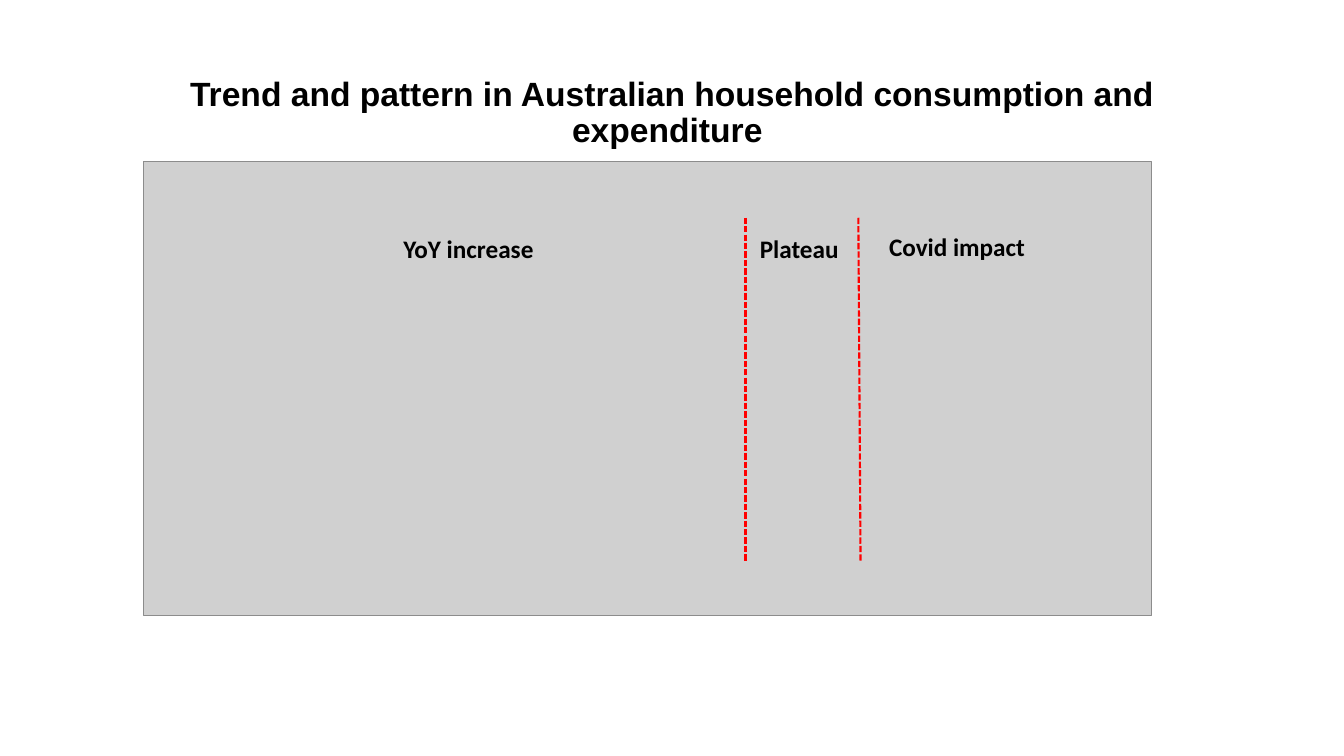
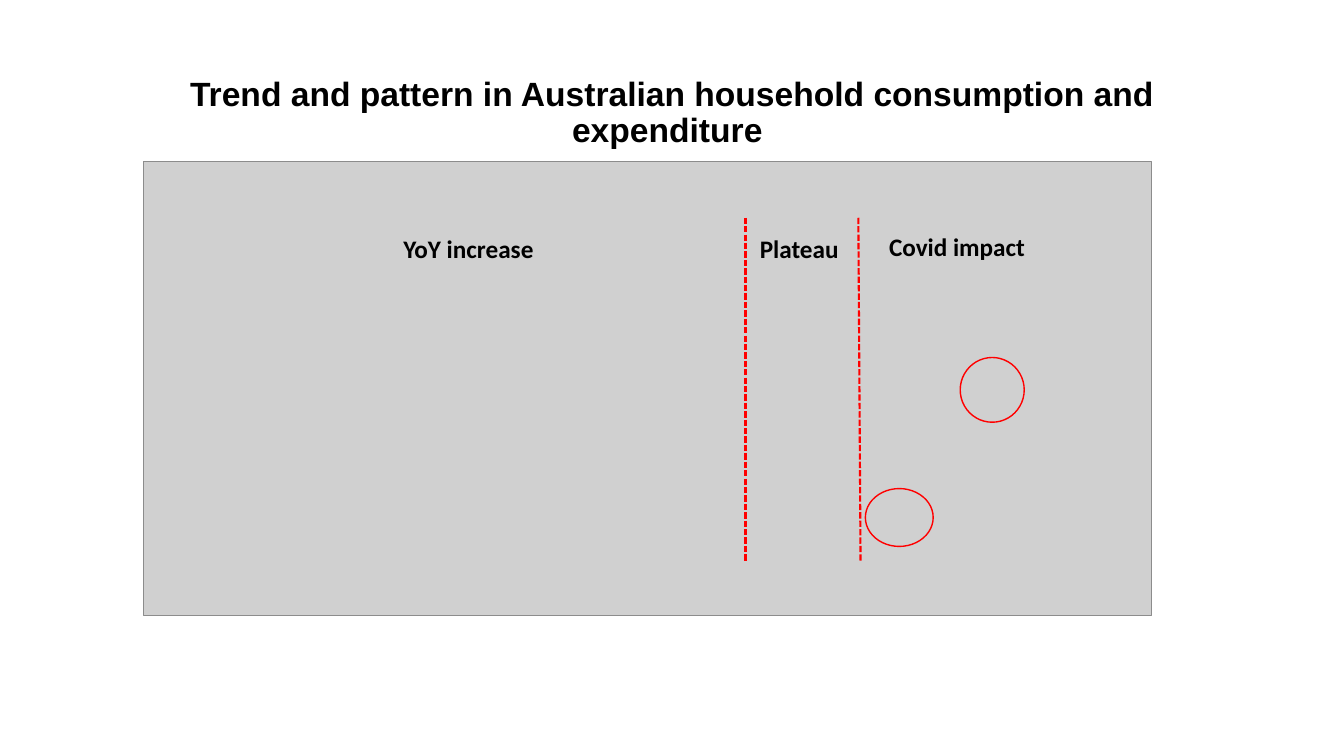
Before and after one commit to twigikit/FTBC_project_1, a slide deck: slide 7 of Aus Household Consumption and Expenditure Pattern.pptx (slide 5 before the commit). Drawn at 1344x756 pixels with LibreOffice and Linux fonts; fonts in the diff are those of the drawing; grey boxes stand for pictures. Boxes give left, top, right and bottom in pixels: in the first picture for what was removed or moved away, otherwise in the second. Text is boxed around its words. In the diff, an @@ line names an element or a change of style, - is before the commit and + after.

```diff
--- a/Aus Household Consumption and Expenditure Pattern.pptx
+++ b/Aus Household Consumption and Expenditure Pattern.pptx
@@ ellipse added at [961, 358, 1025, 422], outline #FF0000 1 pt @@
@@ ellipse added at [866, 489, 934, 546], outline #FF0000 1 pt @@
```
Also in this commit, not shown: 4 other slides changed, 6 slides added, 4 slides removed, 1 other file.
